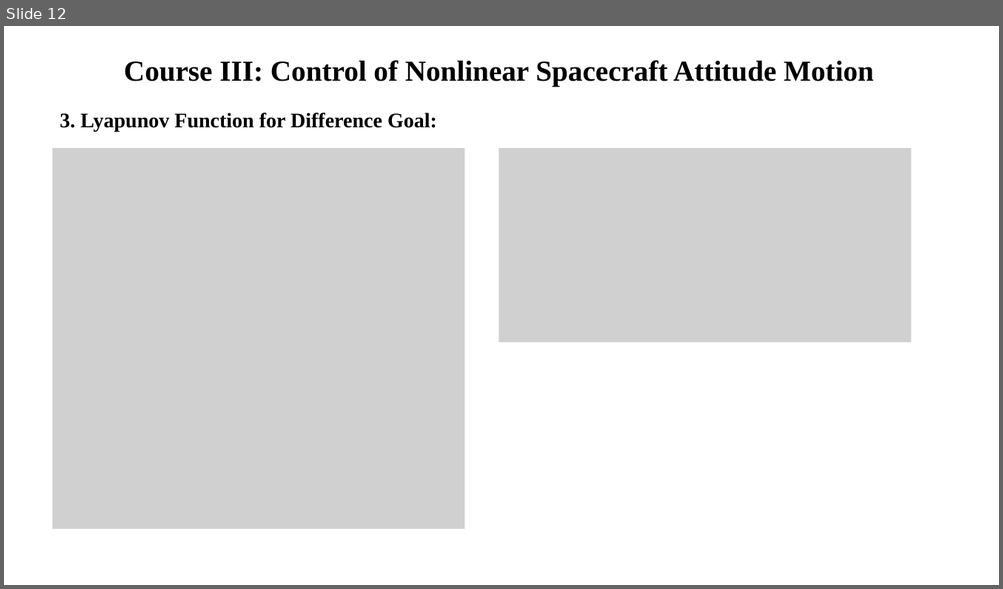
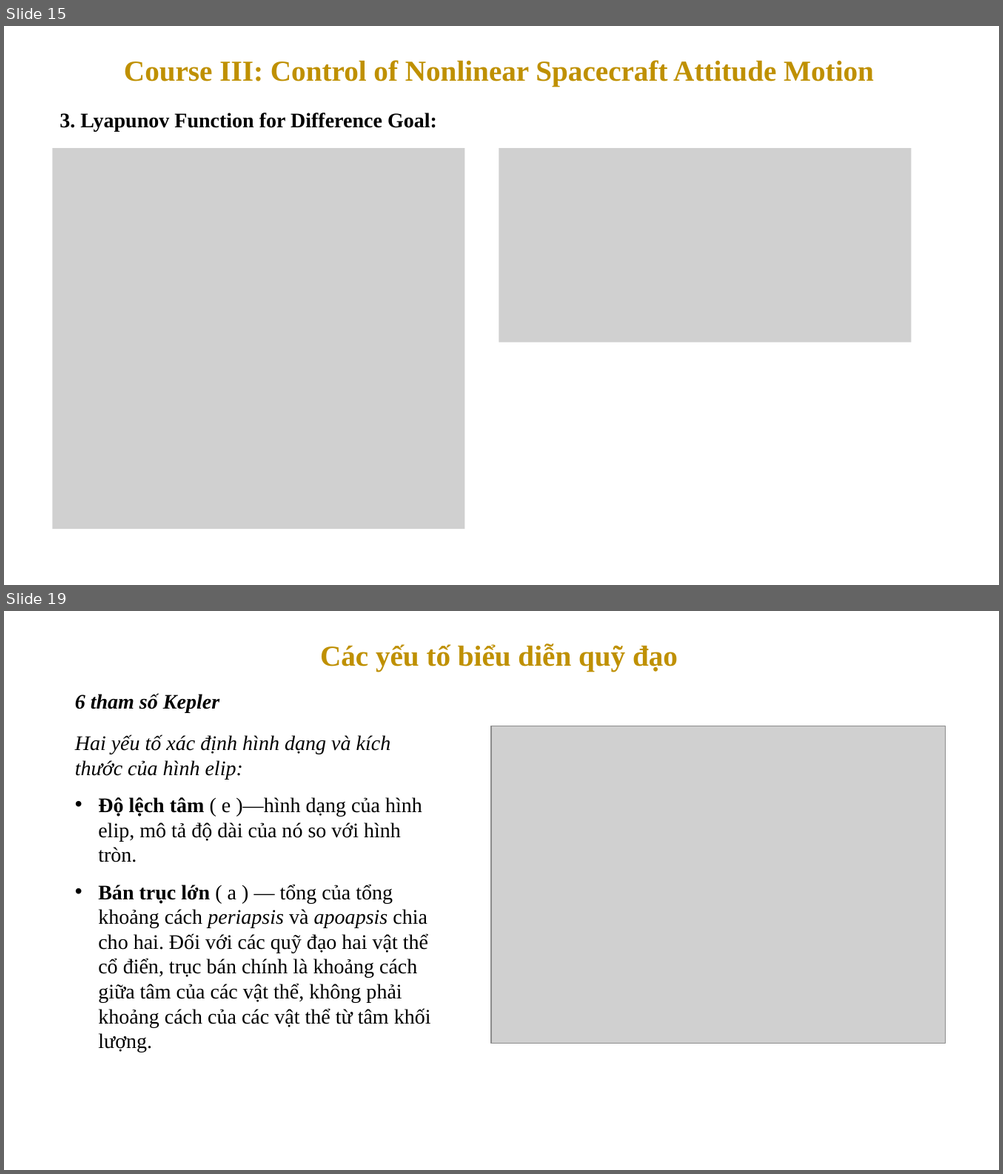
Before and after one commit to KalexxHoang/VTX_Report, a slide deck: Course report.pptx. Shown one above the other, each under a label of ours: slide 12 before the commit, slides 15 and 19 after it; the slides between them are not shown. The pictures are 1003x589 and 1003x1174 pixels, drawn with LibreOffice and Linux fonts; fonts in the diff are those of the drawing; grey boxes stand for pictures. Boxes give left, top, right and bottom in pixels: in the first picture for what was removed or moved away, otherwise in the second. Text is boxed around its words. In the diff, an @@ line names an element or a change of style, - is before the commit and + after.

```diff
--- a/Course report.pptx
+++ b/Course report.pptx
@@ slide 19 added at (x1=4, y1=611, x2=999, y2=1170), background #FFFFFF @@
@@ text added at (x1=320, y1=644, x2=677, y2=671), 28 pt, text #BF9000, bold @@
+Các yếu tố biểu diễn quỹ đạo
@@ text added at (x1=75, y1=693, x2=219, y2=713), 20 pt, text #000000, bold, italic @@
+6 tham số Kepler
@@ text added at (x1=75, y1=735, x2=431, y2=1053), 20 pt, text #000000 @@
+Hai yếu tố xác định hình dạng và kích thước của hình elip:
+• Độ lệch tâm ( e )—hình dạng của hình elip, mô tả độ dài của nó so với hình tròn.
+• Bán trục lớn ( a ) — tổng của tổng khoảng cách periapsis và apoapsis chia cho hai. Đối với các quỹ đạo hai vật thể cổ điển, trục bán chính là khoảng cách giữa tâm của các vật thể, không phải khoảng cách của các vật thể từ tâm khối lượng.
@@ picture added at (x1=491, y1=726, x2=945, y2=1044) @@
@@ what was slide 12 is now slide 15 @@
@@ slide 15 changed as well @@
@@ text "Course III: Control of Nonlinear ..." at (x1=124, y1=60, x2=874, y2=86): text colour #000000 to #BF9000 @@
```
Also in this commit, not shown: 11 other slides changed, 8 other slides added, 2 other files.
